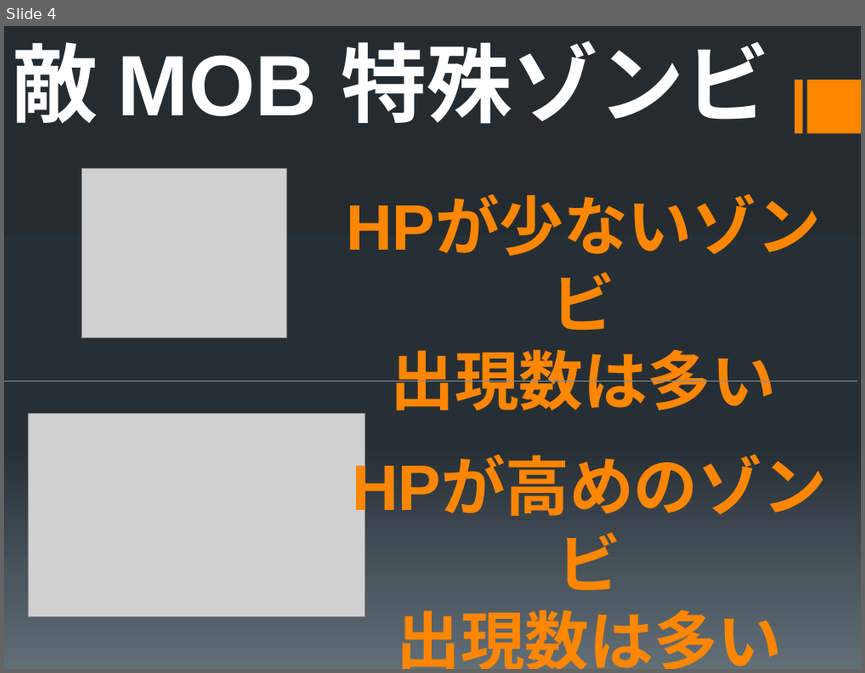
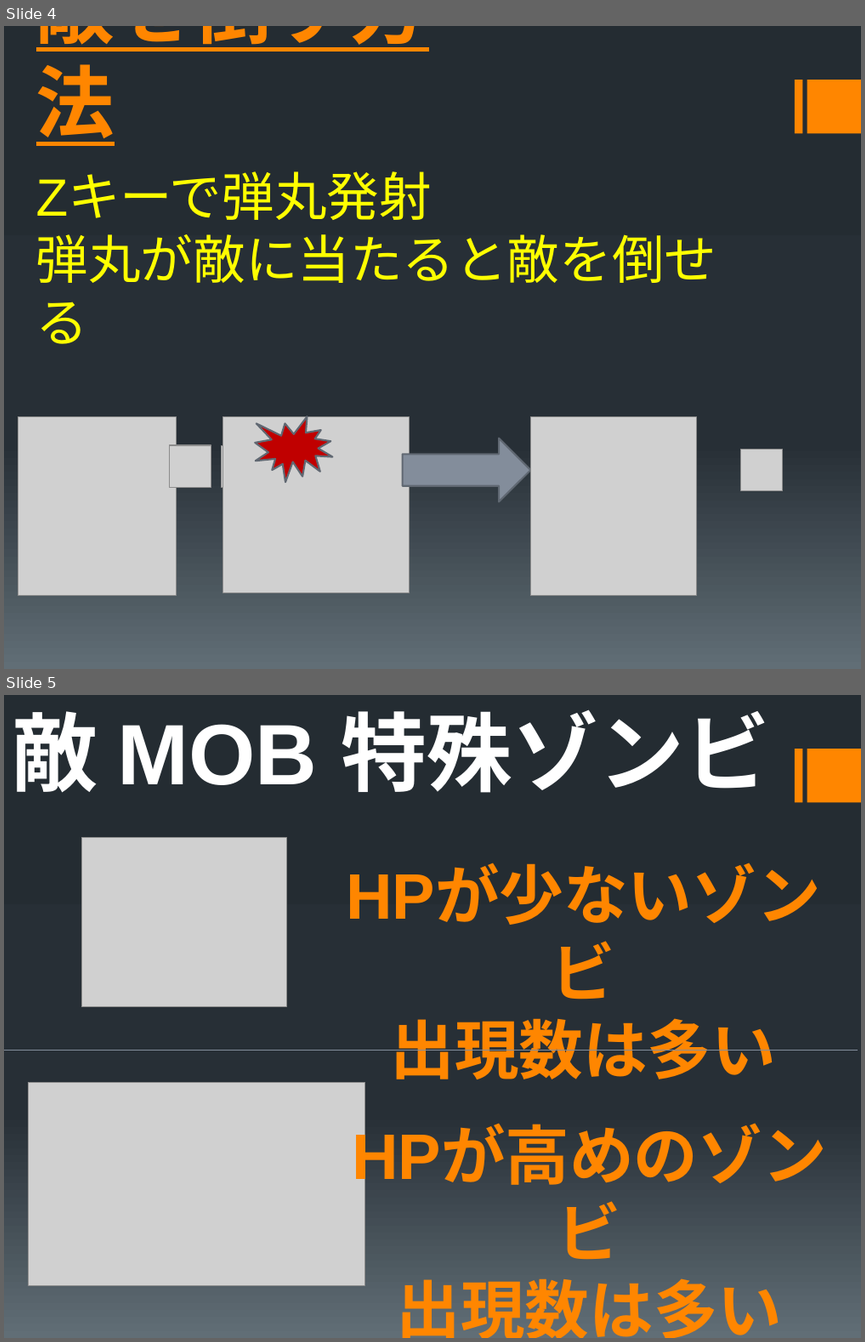
Before and after one commit to Shirayuki1850/-, a slide deck: 説明書.pptx. Shown one above the other, each under a label of ours: slide 4 before the commit, slides 4 and 5 after it. The pictures are 865x673 and 865x1342 pixels, drawn with LibreOffice and Linux fonts; fonts in the diff are those of the drawing; grey boxes stand for pictures. Boxes give left, top, right and bottom in pixels: in the first picture for what was removed or moved away, otherwise in the second. Text is boxed around its words. In the diff, an @@ line names an element or a change of style, - is before the commit and + after.

```diff
--- a/説明書.pptx
+++ b/説明書.pptx
@@ slide 4 added at [4, 26, 861, 669], background gradient #242C33 to #273037 to #636D76; not listed: 2 template elements that a slide beside it also shows @@
@@ title added at [36, 26, 429, 146], 66 pt, text #FF8600, bold, underline @@
+敵を倒す方法
@@ text added at [36, 174, 717, 283], 44 pt, text #FFFF00 @@
+Zキーで弾丸発射
+弾丸が敵に当たると敵を倒せる
@@ picture added at [18, 417, 177, 596] @@
@@ picture added at [223, 417, 409, 593] @@
@@ irregular seal added at [255, 417, 332, 482], fill #C00000, outline #616873 1.5 pt @@
@@ picture added at [531, 417, 696, 596] @@
@@ picture added at [170, 445, 211, 487] @@
@@ picture added at [221, 446, 262, 487] @@
@@ down arrow added at [403, 438, 531, 501], fill #838D9B, outline #616873 1.5 pt @@
@@ picture added at [741, 449, 783, 491] @@
@@ what was slide 4 is now slide 5 @@
```
Also in this commit, not shown: 3 slides changed, 55 other files.
